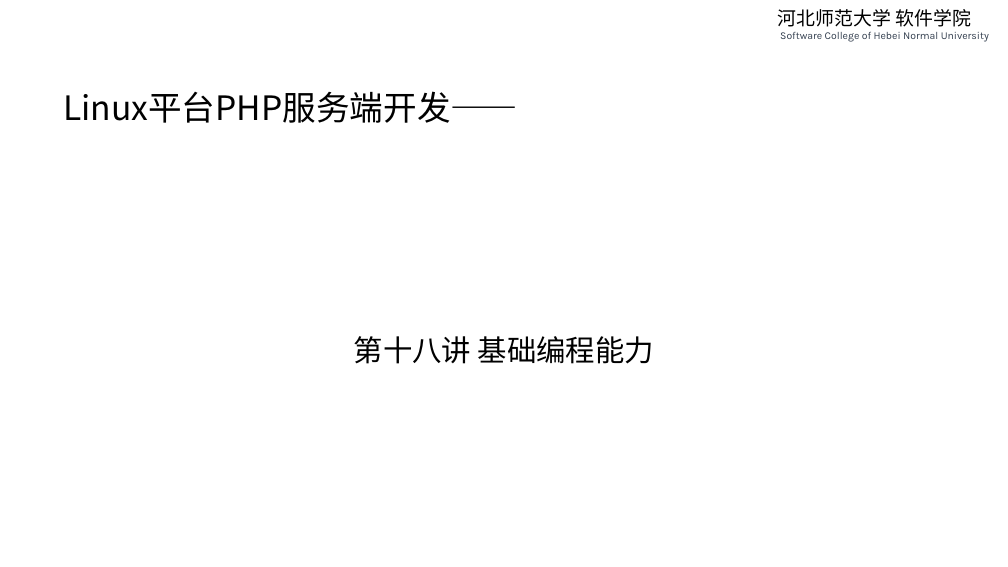
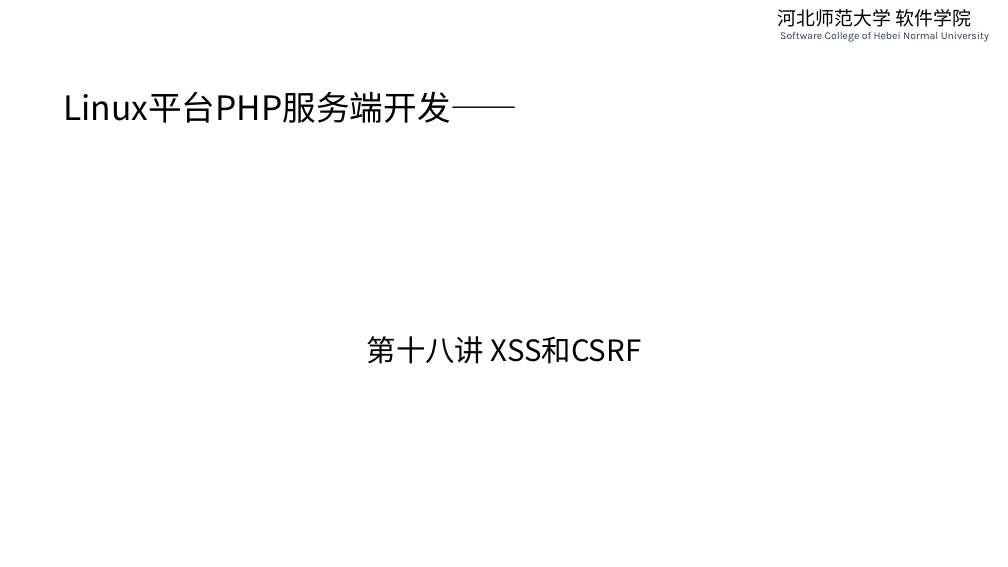
Before and after one commit to edu2act/course-php-serverside-development-on-linux, a slide deck: slide 1 of materials/slides/ch18-xss-and-csrf.pptx. Drawn at 1008x567 pixels with LibreOffice and Linux fonts; fonts in the diff are those of the drawing. Boxes give left, top, right and bottom in pixels: in the first picture for what was removed or moved away, otherwise in the second. Text is boxed around its words. In the diff, an @@ line names an element or a change of style, - is before the commit and + after.

```diff
--- a/materials/slides/ch18-xss-and-csrf.pptx
+++ b/materials/slides/ch18-xss-and-csrf.pptx
@@ text at (367,336,642,364): text changed @@
-第十八讲 基础编程能力
+第十八讲 XSS和CSRF
```
Also in this commit, not shown: 1 slide added, 3 slides removed, 7 other files.
